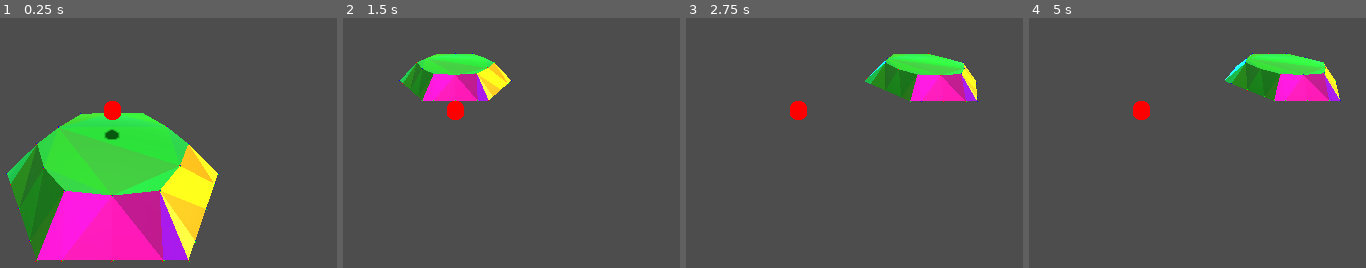
Above: before the commit, frames 1-4 (left to right).
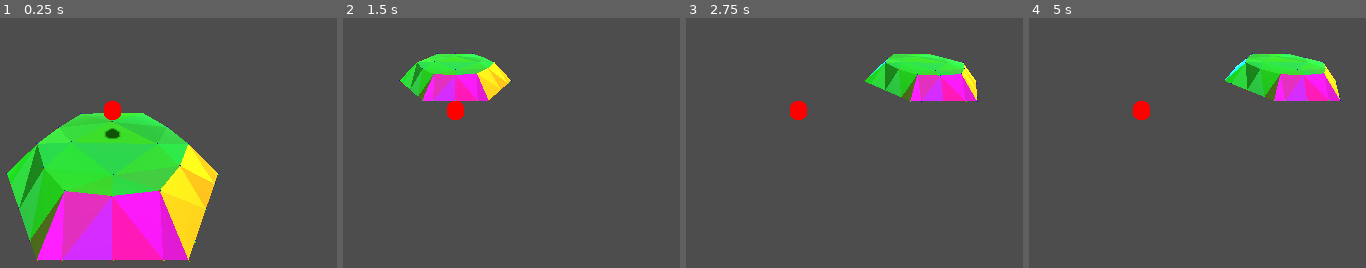
Above: after the commit, the same moments.

Repository: vincentwoelfer/hex
Game: Godot game, scene res://scenes/TestScene.tscn
Two runs of this game, one before a commit and one after it. Both use one fixed random seed, a clock stepped at 60 frames per second and the inputs below.
Inputs (mouse positions are in pixels of both pictures, inside the frame that each line leads up to):
- Up to frame 1 (0.25 s): no input
- Up to frame 2 (1.5 s): tap Enter at 0.5 s; move the mouse to (632, 88) at 0.52 s; hold S (move_cam_backward) 0.53-1.28 s; move the mouse to (outside the picture) at 1.27 s; tap W (move_cam_forward) at 1.35 s
- Up to frame 3 (2.75 s): move the mouse to (outside the picture) at 2.02 s; hold A (move_cam_left) from 2.03 s (still down)
- Up to frame 4 (5 s): move the mouse to (1103, 200) at 2.77 s; release A (move_cam_left) at 2.78 s; tap D (move_cam_right) at 2.85 s; tap Space at 3.5 s; move the mouse to (outside the picture) at 3.52 s; hold Q (rotate_cam_left) 3.53-4.28 s; move the mouse to (outside the picture) at 4.27 s; tap E (rotate_cam_right) at 4.35 s

The runs differ from the first frame. In frame 1, 15% of the frame differs, in the area x 2-65%, y 38-97%; in frame 2, 2.8%; in frame 3, 2.9%; in frame 4, 2.9%.

Commit message:
Add random points to hex center

Diff:
--- a/dev-utility/HexConstModifier.gd
+++ b/dev-utility/HexConstModifier.gd
@@ -38,3 +38,9 @@
 		extra_verts_per_side = value
 		HexConst.extra_verts_per_side = value
 		EventBus.emit_signal("Signal_HexConstChanged")
+
+@export_range(0, 10, 1) var extra_verts_per_center: int = HexConst.extra_verts_per_center:
+	set(value):
+		extra_verts_per_center = value
+		HexConst.extra_verts_per_center = value
+		EventBus.emit_signal("Signal_HexConstChanged")
--- a/scenes/TestScene.tscn
+++ b/scenes/TestScene.tscn
@@ -33,3 +33,4 @@
 transition_height_factor = 0.5
 core_circle_smooth_strength = 0.5
 extra_verts_per_side = 1
+extra_verts_per_center = 4
--- a/src/HexConst.gd
+++ b/src/HexConst.gd
@@ -25,8 +25,11 @@
 # Between 0 (hard hexagon) and 1 (circle)
 var core_circle_smooth_strength := 0.5
 
-# Extra vertices per hexagon size
+# Extra vertices per hexagon side
 var extra_verts_per_side := 1
+
+# Extra vertices per hexagon center
+var extra_verts_per_center := 0
 
 
 # ========================================================
--- a/src/HexGeometry.gd
+++ b/src/HexGeometry.gd
@@ -50,12 +50,19 @@
 
 	var verts_inner := Utility.generateFullHexagonNoCorners(HexConst.inner_radius, HexConst.extra_verts_per_side, HexConst.core_circle_smooth_strength)
 	var verts_outer := Utility.generateFullHexagonWithCorners(HexConst.inner_radius, HexConst.outer_radius, HexConst.extra_verts_per_side)
+	var verts_center := generateCenterPoints(HexConst.extra_verts_per_center)
 
 	# Adjust height of inner ring
 	for i in range(verts_inner.size()):
-		var h_var := 0.04
+		var h_var := HexConst.height * 0.05
 		verts_inner[i].y += clamp(randfn(0.0, HexConst.height * h_var), HexConst.height * -h_var, HexConst.height * h_var)
 		verts_inner[i] += Utility.randCircularOffset(HexConst.inner_radius * 0.04)
+
+	# Adjust center vertices
+	for i in range(verts_center.size()):
+		var h_var := HexConst.height * 0.06
+		verts_center[i].y += clamp(randfn(0.0, HexConst.height * h_var), HexConst.height * -h_var, HexConst.height * h_var)
+		verts_center[i] += Utility.randCircularOffset(HexConst.inner_radius * 0.05)
 
 	# Adjust height of outer vertices according do adjacent tiles
 	# We do this per corner!
@@ -68,25 +75,31 @@
 	var col := Color.FOREST_GREEN
 
 	# Generate PackedVec2Array
-	var verts_inner_packed: PackedVector2Array = []
+	var verts_center_packed: PackedVector2Array = []
 	for v in verts_inner:
-		verts_inner_packed.append(Utility.toVec2(v))
-	var indices: PackedInt32Array = Geometry2D.triangulate_delaunay(verts_inner_packed)
+		verts_center_packed.append(Utility.toVec2(v))
+	for v in verts_center:
+		verts_center_packed.append(Utility.toVec2(v))
+	var indices: PackedInt32Array = Geometry2D.triangulate_delaunay(verts_center_packed)
 
 	for i in range(0, indices.size(), 3):
 		var i1 := indices[i]
 		var i2 := indices[i + 1]
 		var i3 := indices[i + 2]
-		triangles.append(Triangle.new(verts_inner[i1], verts_inner[i2], verts_inner[i3], Utility.randColorVariation(col, 0.05)))
+
+		var p1 := verts_inner[i1] if i1 < verts_inner.size() else verts_center[i1 - verts_inner.size()]
+		var p2 := verts_inner[i2] if i2 < verts_inner.size() else verts_center[i2 - verts_inner.size()]
+		var p3 := verts_inner[i3] if i3 < verts_inner.size() else verts_center[i3 - verts_inner.size()]
+
+		triangles.append(Triangle.new(p1, p2, p3, Utility.randColorVariation(col, 0.05)))
 
 	#########################################
 	# Triangles for outer Hex Surface
 	#########################################
-
-	# Per Side
 	var size_inner := verts_inner.size()
 	var size_outer := verts_outer.size()
 
+	# Per Side
 	for x in range(6):
 		col = Utility.getDistincHexColor(x)
 
@@ -101,9 +114,27 @@
 		var n2 := j + 3 + HexConst.extra_verts_per_side
 
 		while i < n1 or j < n2:
-			if j == n2 or (i < n1 and Utility.angleToVec3(verts_inner[i % size_inner]) <= Utility.angleToVec3(verts_outer[j % size_outer])):
+			if j == n2 or (i < n1 and Utility.getAngleToVec3(verts_inner[i % size_inner]) <= Utility.getAngleToVec3(verts_outer[j % size_outer])):
 				triangles.append(Triangle.new(verts_inner[i % size_inner], verts_outer[j % size_outer], verts_inner[(i + 1) % size_inner], Utility.randColorVariation(col)))
 				i += 1
 			else:
 				triangles.append(Triangle.new(verts_inner[i % size_inner], verts_outer[j % size_outer], verts_outer[(j + 1) % size_outer], Utility.randColorVariation(col)))
 				j += 1
+
+func generateCenterPoints(num: int) -> Array[Vector3]:
+	var points: Array[Vector3] = []
+
+	# Add the center point if there's room
+	# if num >= 1:
+	# 	points.append(Vector3(0, 0, 0))
+	# 	num -= 1
+
+	# For the remaining points, distribute along the first ring
+	if num > 0:
+		# Adjust to ensure points stay within the hexagon
+		var ring_radius := HexConst.inner_radius * 0.6
+		for i in range(num):
+			var angle := 2 * PI * i / num
+			points.append(Utility.vec3FromRadiusAngle(ring_radius, angle))
+
+	return points
--- a/src/Utility.gd
+++ b/src/Utility.gd
@@ -15,6 +15,7 @@
 
 
 static func getDistincHexColor(i: int) -> Color:
+	assert(i >= 0 and i <= 5)
 	if i == 0: return Color.ORANGE
 	if i == 1: return Color.DARK_MAGENTA
 	if i == 2: return Color.DARK_GREEN
@@ -27,7 +28,7 @@
 	return Vector3(r * cos(angle), 0.0, r * sin(angle))
 
 
-static func angleToVec3(v: Vector3) -> float:
+static func getAngleToVec3(v: Vector3) -> float:
 	return Vector2(v.x, v.z).angle()
 
 
